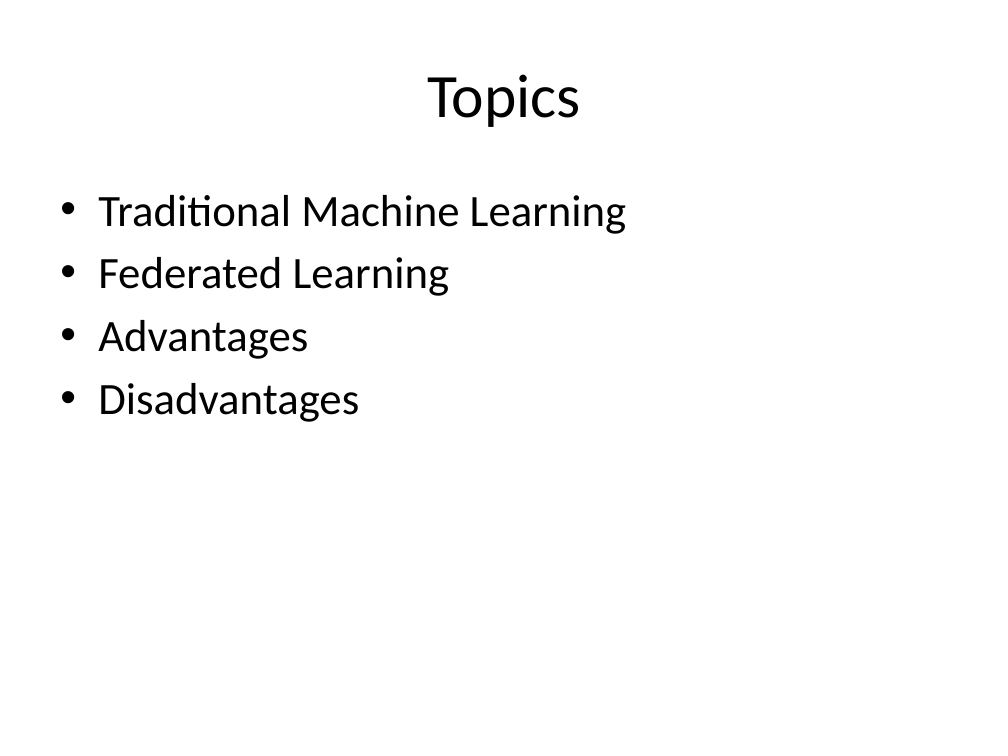
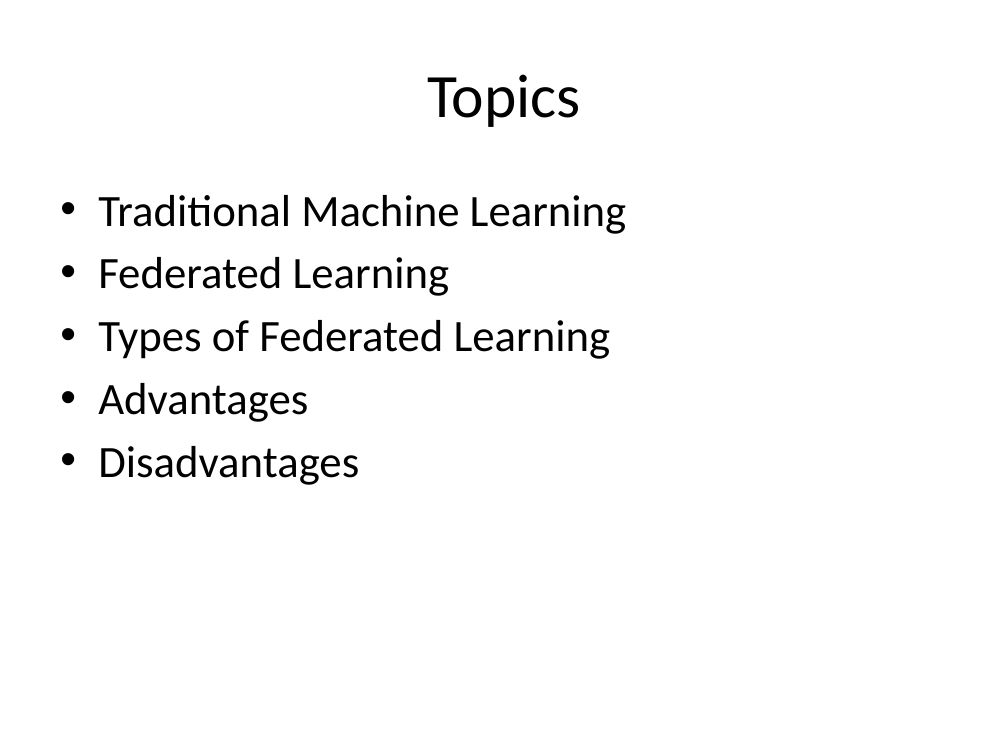
Before and after one commit to look4pritam/FederatedLearning, a slide deck: slide 2 of Presentations/FederatedLearning.pptx. Drawn at 1008x756 pixels with LibreOffice and Linux fonts; fonts in the diff are those of the drawing. Boxes give left, top, right and bottom in pixels: in the first picture for what was removed or moved away, otherwise in the second. Text is boxed around its words. In the diff, an @@ line names an element or a change of style, - is before the commit and + after.

```diff
--- a/Presentations/FederatedLearning.pptx
+++ b/Presentations/FederatedLearning.pptx
@@ text at (x1=98, y1=320, x2=611, y2=359): paragraph added @@
+• Types of Federated Learning
```
Also in this commit, not shown: 2 other slides changed, 6 slides added.
